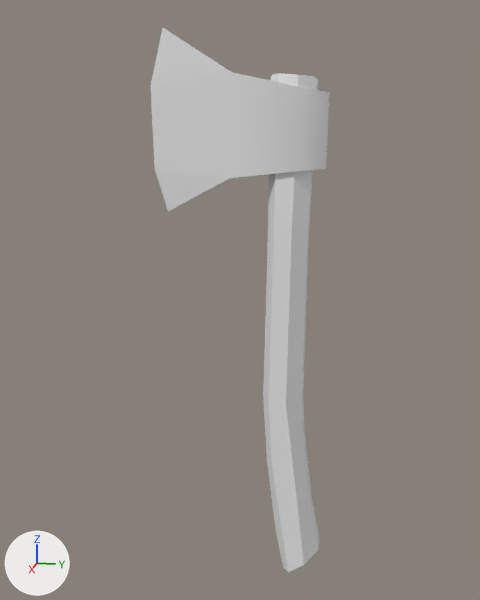
The FBX model Assets/_Game/Models/Tools/Axe.fbx: old version first, new version second.
One viewpoint serves both versions: a 50 mm camera at (3.56, 0.43, 1.17) aimed at (-0.03, -0.29, 0.27). The axes (+X, +Y, +Z) are drawn at lower left. The lights are the same throughout. Where no turn or scale is listed for an object, it has been applied to the vertices.

Objects in the first picture: 'Axe'.
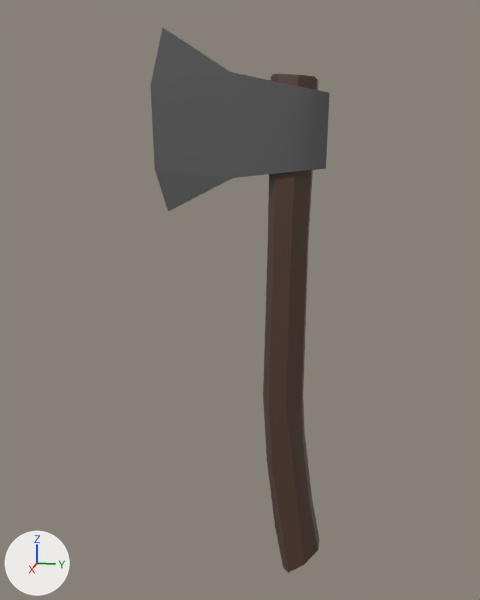
Changed parts and their boxes [x1, y1, x2, y2] in the pictures (480 x 600 px):
part 1 of me_handle001, recoloured
    both: [150, 28, 330, 212]
part 2 of me_handle001, recoloured (grey to brown)
    both: [263, 397, 319, 573]
part 3 of me_handle001, recoloured (grey to brown)
    both: [268, 73, 318, 242]
part 4 of me_handle001, recoloured (grey to brown)
    both: [263, 239, 309, 405]

The change, as a diff of the scene's bpy script:
```diff
--- a/Assets/_Game/Models/Tools/Axe.fbx.py
+++ b/Assets/_Game/Models/Tools/Axe.fbx.py
@@ img_wood_pattern_02_brown_1_png @@
+img_wood_pattern_02_brown_1_png = load_image('Wood_Pattern_02_Brown_1.png', '_unpacked/Wood_Pattern_02_Brown_1.png', 256, 256, 'sRGB')
@@ img_metal_brushed_01_grey_png @@
+img_metal_brushed_01_grey_png = load_image('Metal_Brushed_01_Grey.png', '_unpacked/Metal_Brushed_01_Grey.png', 256, 256, 'sRGB')
@@ mat_material_002 @@
+mat_material_002 = principled_material('Material.002')
+mat_material_002.texture = img_wood_pattern_02_brown_1_png
@@ mat_material_001 @@
+mat_material_001 = principled_material('Material.001')
+mat_material_001.texture = img_metal_brushed_01_grey_png
@@ me_handle001 @@
 me_handle001.from_pydata(...)  # 79 vertices, 150 faces; spans x -0.13..0.13, y -0.77..0.2, z -1.4..1.72
 # used by ob_axe; location = (0.0, 0.0, 0.0)
+# me_handle001 part 1: 64 of the faces centred in x -0.08..0.11, y -0.77..0.14, z 0.83..1.65 switch from no material to mat_material_001 (picture img_metal_brushed_01_grey_png)
+# me_handle001 part 2: 37 of the faces centred in x -0.12..0.09, y -0.13..0.18, z -1.38..-0.25 switch from no material to mat_material_002 (picture img_wood_pattern_02_brown_1_png)
+# me_handle001 part 3: 35 of the faces centred in x -0.08..0.1, y -0.11..0.11, z 0.91..1.48 switch from no material to mat_material_002 (picture img_wood_pattern_02_brown_1_png)
+# me_handle001 part 4: 14 of the faces centred in x -0.08..0.09, y -0.13..0.08, z 0.02..0.45 switch from no material to mat_material_002 (picture img_wood_pattern_02_brown_1_png)
```
